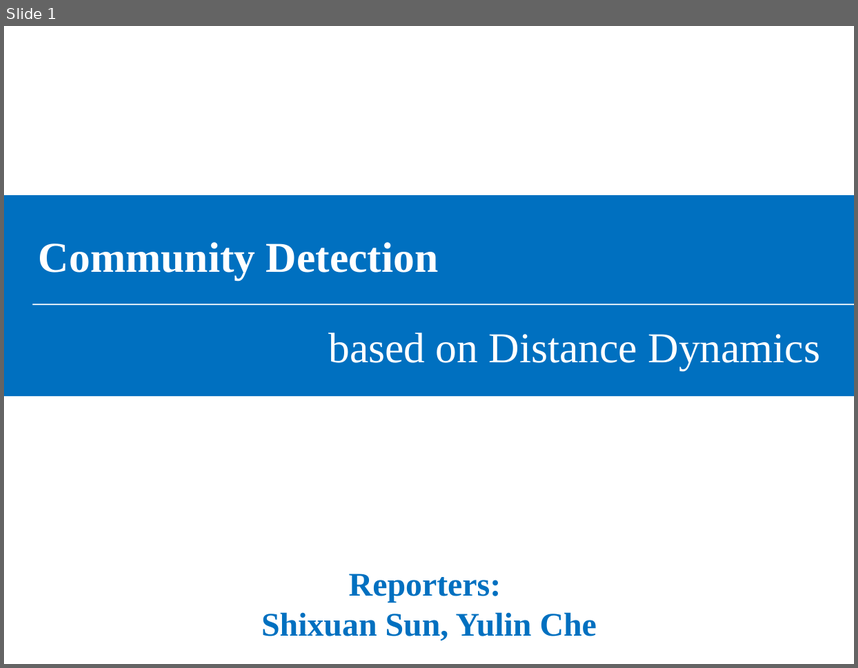
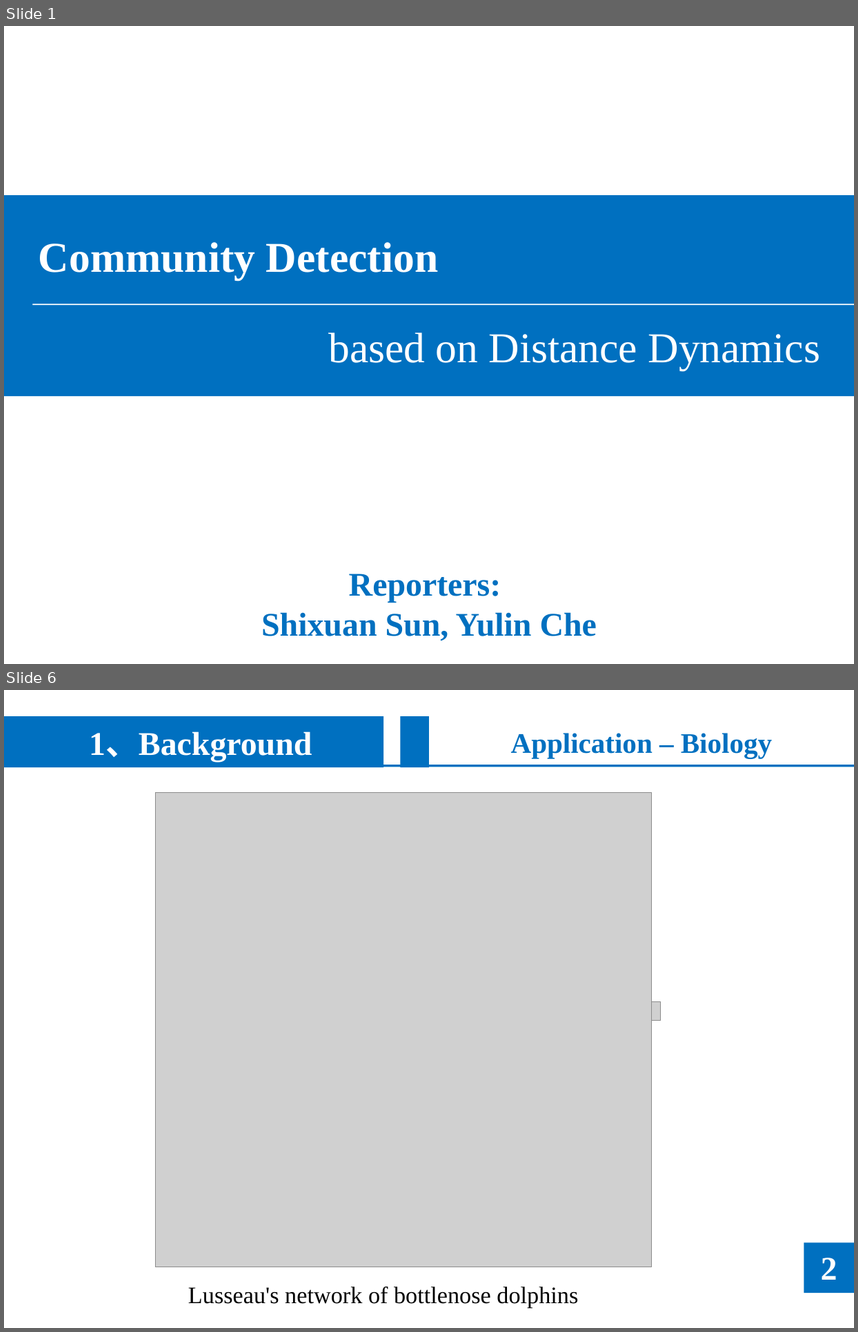
Before and after one commit to noyousjtu/Community-Detection, a slide deck: presentation/Community Detection.ppt. Shown one above the other, each under a label of ours: slide 1 before the commit, slides 1 and 6 after it; the slides between them are not shown. The pictures are 858x668 and 858x1332 pixels, drawn with LibreOffice and Linux fonts; fonts in the diff are those of the drawing; grey boxes stand for pictures. Boxes give left, top, right and bottom in pixels: in the first picture for what was removed or moved away, otherwise in the second. Text is boxed around its words. In the diff, an @@ line names an element or a change of style, - is before the commit and + after.

```diff
--- a/presentation/Community Detection.ppt
+++ b/presentation/Community Detection.ppt
@@ slide 6 added at <box>4,690,854,1328</box>, background #FFFFFF at 73% opacity @@
@@ rectangle added at <box>4,716,384,767</box>, fill #0070C0, 28 pt, text #FFFFFF, bold @@
+1、Background
@@ rectangle added at <box>400,716,429,767</box>, fill #0070C0 @@
@@ text added at <box>511,733,772,758</box>, 24 pt, text #0070C0, bold @@
+Application – Biology
@@ line added from (4, 766) to (854, 766), #0070C0 2.01 pt @@
@@ picture added at <box>155,793,652,1268</box> @@
@@ picture added at <box>575,1002,660,1021</box> @@
@@ rectangle added at <box>804,1243,854,1292</box>, fill #0070C0 @@
@@ text added at <box>821,1257,838,1279</box>, 28 pt, text #FFFFFF, bold @@
+2
@@ text added at <box>188,1286,578,1308</box>, 20 pt, text #000000 @@
+Lusseau's network of bottlenose dolphins
```
Also in this commit, not shown: 10 slides changed, 8 other slides added, 2 slides removed, 1 other file.
